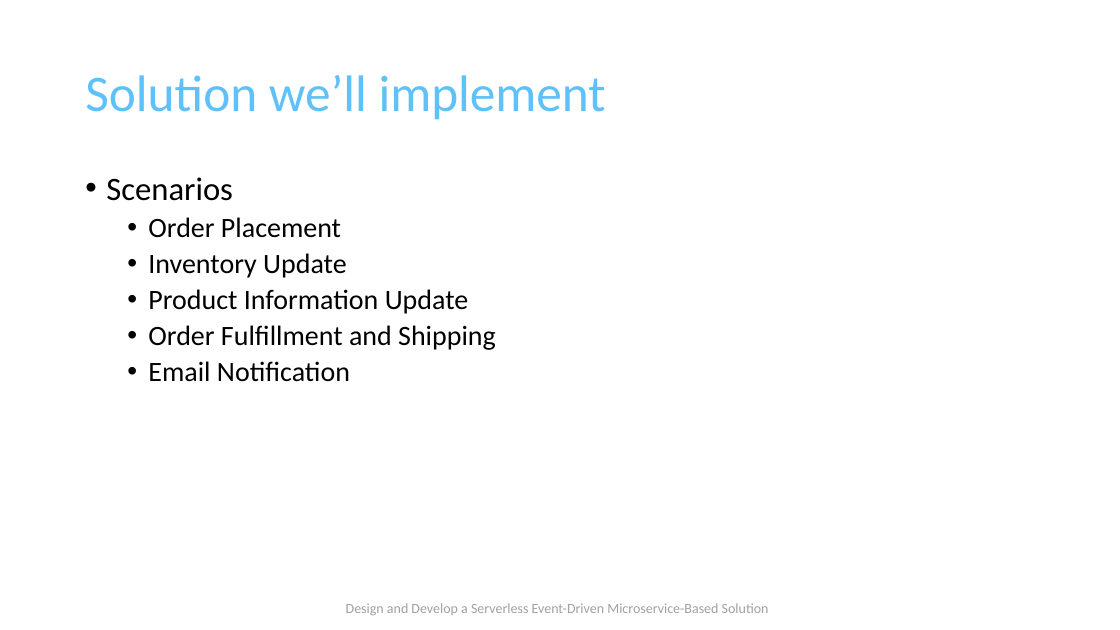
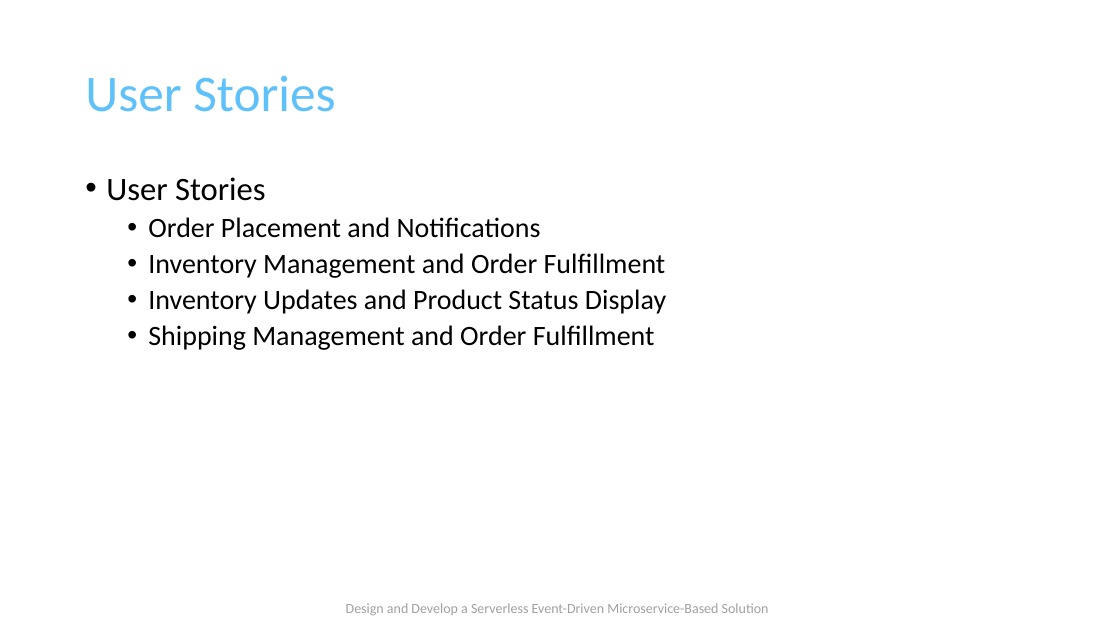
Before and after one commit to TaleLearnCode/DesignDevelopServerlessEventDrivenMicroserviceSolution, a slide deck: slide 58 of EDAWorkshop-03.pptx (slide 63 before the commit). Drawn at 1120x630 pixels with LibreOffice and Linux fonts; fonts in the diff are those of the drawing; background and template pictures are left out. Boxes give left, top, right and bottom in pixels: in the first picture for what was removed or moved away, otherwise in the second. Text is boxed around its words. In the diff, an @@ line names an element or a change of style, - is before the commit and + after.

Commit message:
Adding user stories

```diff
--- a/EDAWorkshop-03.pptx
+++ b/EDAWorkshop-03.pptx
@@ title at [85,76,335,112]: text changed @@
-Solution we’ll implement
+User Stories
@@ text at [106,177,666,350]: text changed @@
-• Scenarios
-  • Order Placement
-  • Inventory Update
-  • Product Information Update
-  • Order Fulfillment and Shipping
-  • Email Notification
+• User Stories
+  • Order Placement and Notifications
+  • Inventory Management and Order Fulfillment
+  • Inventory Updates and Product Status Display
+  • Shipping Management and Order Fulfillment
```
Also in this commit, not shown: 5 other slides changed, 1 slide removed, 7 other files.
